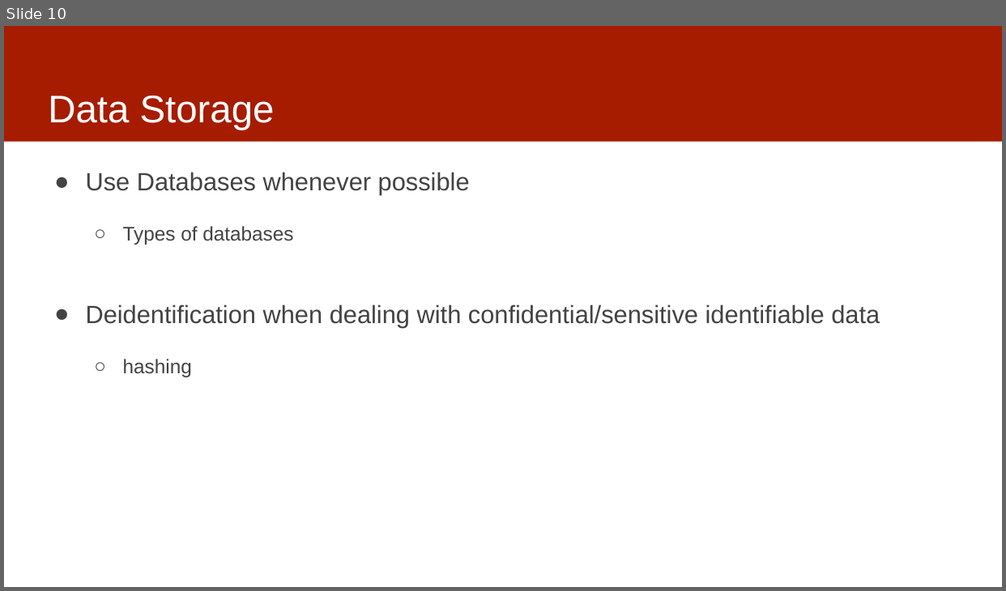
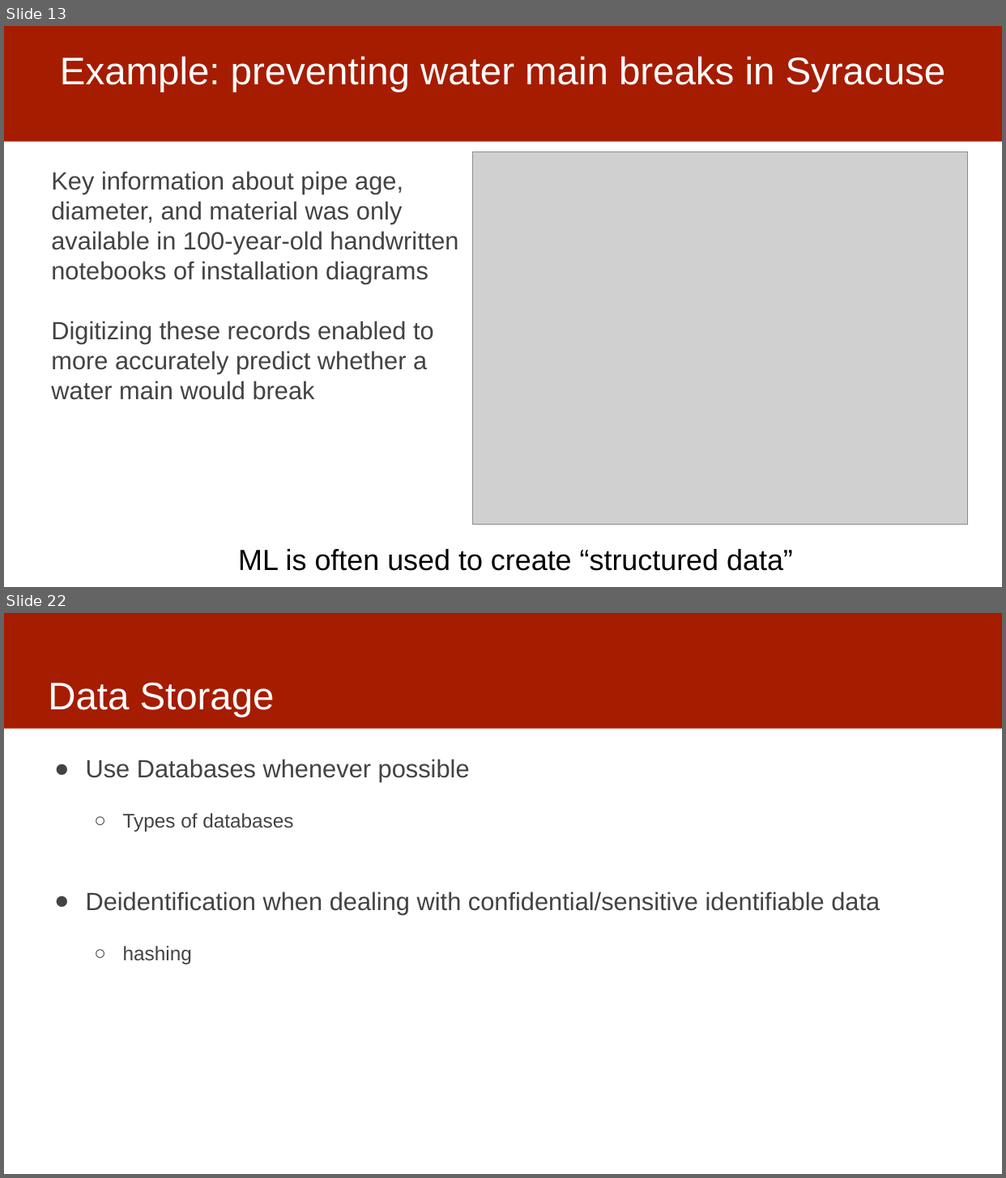
Before and after one commit to dssg/MLinPractice, a slide deck: Lectures/Lecture3-Data.pptx. Shown one above the other, each under a label of ours: slide 10 before the commit, slides 13 and 22 after it; the slides between them are not shown. The pictures are 1006x591 and 1006x1178 pixels, drawn with LibreOffice and Linux fonts; fonts in the diff are those of the drawing; grey boxes stand for pictures. Boxes give left, top, right and bottom in pixels: in the first picture for what was removed or moved away, otherwise in the second. Text is boxed around its words. In the diff, an @@ line names an element or a change of style, - is before the commit and + after.

```diff
--- a/Lectures/Lecture3-Data.pptx
+++ b/Lectures/Lecture3-Data.pptx
@@ slide 13 added at box(4, 26, 1002, 587), background #FFFFFF; not listed: 1 template element that a slide beside it also shows @@
@@ title added at box(60, 56, 946, 92), 37 pt, text #FFFFFF @@
+Example: preventing water main breaks in Syracuse
@@ text added at box(51, 171, 458, 400), 24 pt, text #434343 @@
+Key information about pipe age, diameter, and material was only available in 100-year-old handwritten notebooks of installation diagrams
+Digitizing these records enabled to more accurately predict whether a water main would break
@@ picture added at box(473, 152, 968, 525) @@
@@ text added at box(238, 549, 793, 571), 28 pt, text #000000 @@
+ML is often used to create “structured data”
@@ what was slide 10 is now slide 22 @@
```
Also in this commit, not shown: 2 slides changed, 12 other slides added.
